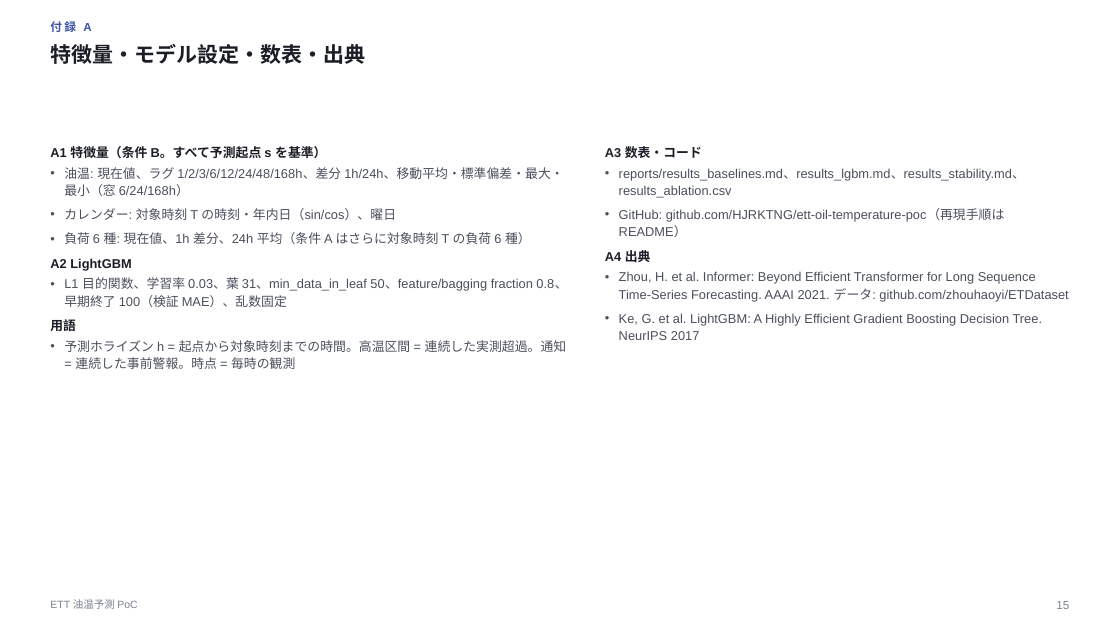
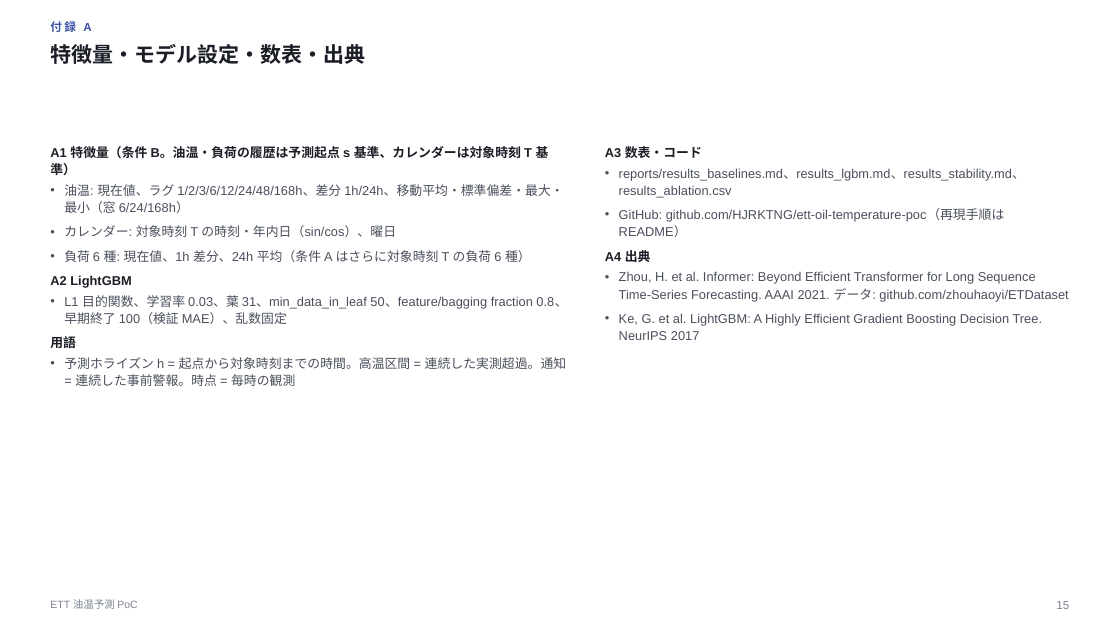
Before and after one commit to HJRKTNG/ett-oil-temperature-poc, a slide deck: slide 15 of reports/slides/ett_oil_temperature_poc.pptx. Drawn at 1120x630 pixels with LibreOffice and Linux fonts; fonts in the diff are those of the drawing. Boxes give left, top, right and bottom in pixels: in the first picture for what was removed or moved away, otherwise in the second. Text is boxed around its words. In the diff, an @@ line names an element or a change of style, - is before the commit and + after.

```diff
--- a/reports/slides/ett_oil_temperature_poc.pptx
+++ b/reports/slides/ett_oil_temperature_poc.pptx
@@ text at (50, 144, 549, 175): text changed @@
-A1 特徴量（条件 B。すべて予測起点 s を基準）
+A1 特徴量（条件 B。油温・負荷の履歴は予測起点 s 基準、カレンダーは対象時刻 T 基準）
```
Also in this commit, not shown: 9 other slides changed, 7 other files.
